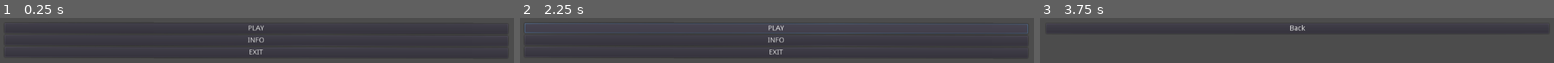
Above: before the commit, frames 1-3 (left to right).
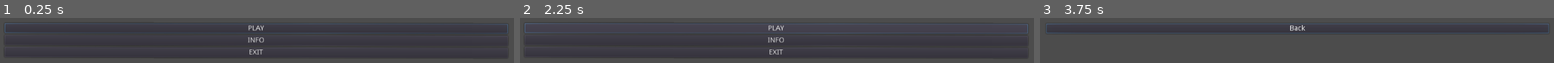
Above: after the commit, the same moments.

Repository: TheSpaceManSplatt/Game_Jam
Game: Godot game, scene res://MENUS/main menu.tscn
The game is run twice, just before and just after one commit, with the same random seed, the same clock (stepped at 60 frames per second) and the same inputs. The project has no main scene, so this scene is started directly.
Inputs:
- Up to frame 1 (0.25 s): no input
- Up to frame 2 (2.25 s): click "INFO" at 0.5 s; click "Back" at 1.25 s; click "PLAY" at 2 s
- Up to frame 3 (3.75 s): click "PLAY" at 2.75 s; click "INFO" at 3.5 s

The runs differ from the first frame. In frame 1, 0.7% of the frame differs, in the area x 0-99%, y 11-35%; in frame 2, nothing differs; in frame 3, 1.5%, in the area x 1-99%, y 12-35%.

Commit message:
(none)

Diff:
--- a/MENUS/info_menu.gd
+++ b/MENUS/info_menu.gd
@@ -1,7 +1,7 @@
 extends Control
 
 func _ready():
-	pass
+	$HBoxContainer/VBoxContainer/Button.grab_focus()
 
 
 func _on_Button_pressed():
--- a/MENUS/main menu.gd
+++ b/MENUS/main menu.gd
@@ -1,9 +1,7 @@
 extends Control
 
 func _ready():
-	pass
-
-
+	$HBoxContainer/VBoxContainer/Play_button.grab_focus()
 
 func _on_Play_button_pressed():
 	pass # Replace with function body.
